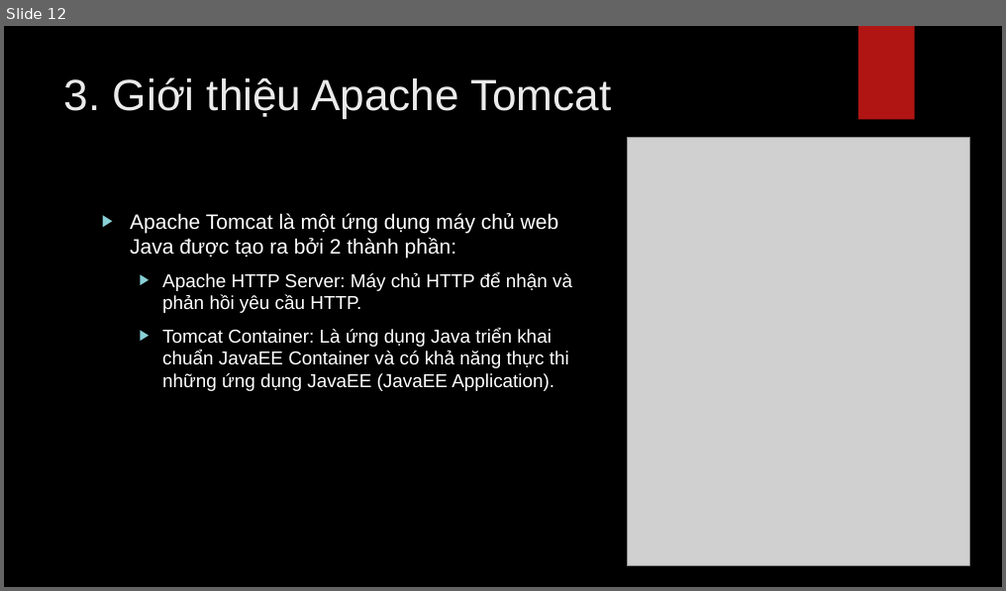
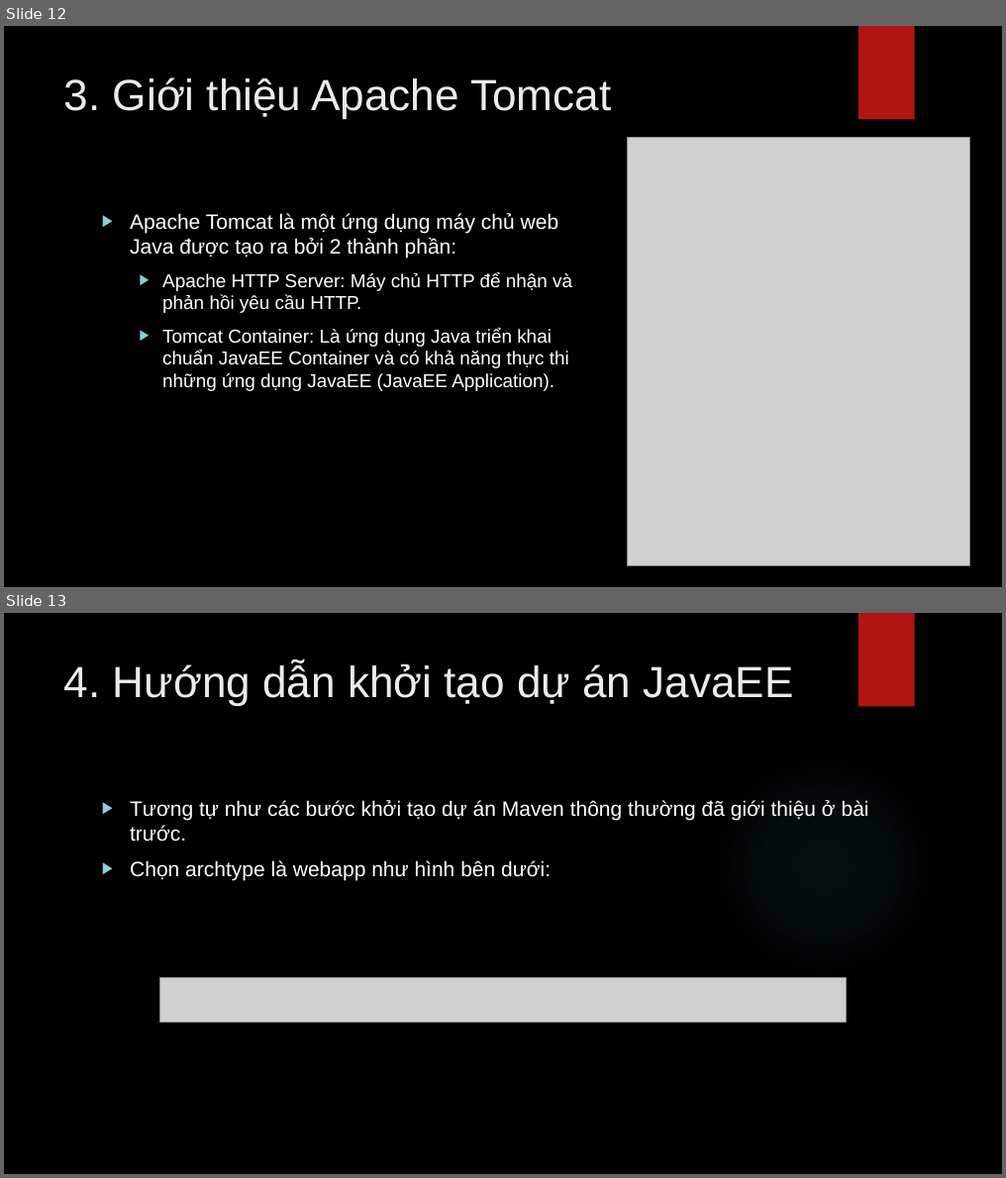
Before and after one commit to lequochai26/GDUTraining_Basic_Java_Web_Development, a slide deck: Slides/Day_7_1.pptx. Shown one above the other, each under a label of ours: slide 12 before the commit, slides 12 and 13 after it. The pictures are 1006x591 and 1006x1178 pixels, drawn with LibreOffice and Linux fonts; fonts in the diff are those of the drawing; grey boxes stand for pictures; background and template pictures are left out. Boxes give left, top, right and bottom in pixels: in the first picture for what was removed or moved away, otherwise in the second. Text is boxed around its words. In the diff, an @@ line names an element or a change of style, - is before the commit and + after.

```diff
--- a/Slides/Day_7_1.pptx
+++ b/Slides/Day_7_1.pptx
@@ slide 13 added at (x1=4, y1=613, x2=1002, y2=1174), background picture (left out); not listed: 1 template element that a slide beside it also shows @@
@@ title added at (x1=64, y1=662, x2=794, y2=705), 42 pt, text #EBEBEB @@
+4. Hướng dẫn khởi tạo dự án JavaEE
@@ ellipse added at (x1=709, y1=750, x2=939, y2=980), fill gradient #50B9C1 @@
@@ text added at (x1=130, y1=800, x2=869, y2=880), 20 pt, text #FFFFFF @@
+▶ Tương tự như các bước khởi tạo dự án Maven thông thường đã giới thiệu ở bài trước.
+▶ Chọn archtype là webapp như hình bên dưới:
@@ picture added at (x1=159, y1=977, x2=846, y2=1023) @@
```
Also in this commit, not shown: 16 slides changed.
